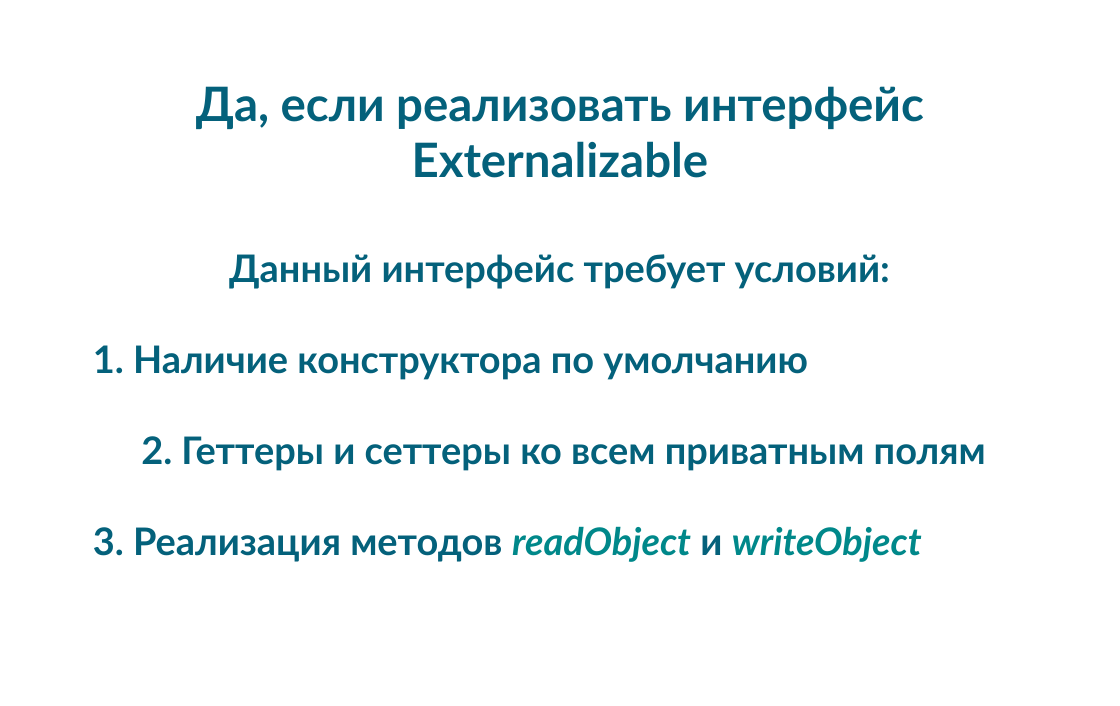
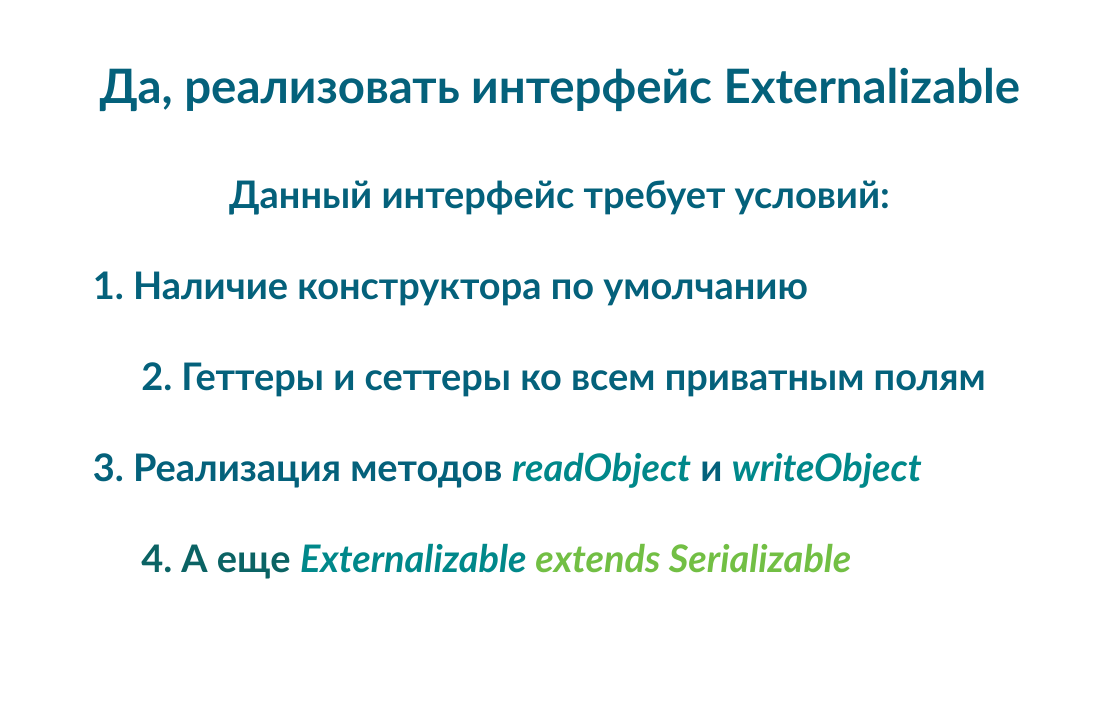
Before and after one commit to pixie1977/JavaSchoolSerialization, a slide deck: slide 30 of JavaSchoolSerialization.odp (slide 22 before the commit). Drawn at 1120x706 pixels with LibreOffice and Linux fonts; fonts in the diff are those of the drawing; background and template pictures are left out. Boxes give left, top, right and bottom in pixels: in the first picture for what was removed or moved away, otherwise in the second. Text is boxed around its words. In the diff, an @@ line names an element or a change of style, - is before the commit and + after.

```diff
--- a/JavaSchoolSerialization.odp
+++ b/JavaSchoolSerialization.odp
@@ subtitle "Да, реализовать интерфейс Externalizable": place and size @@
-subtitle "Да, реализовать интерфейс Externalizable" at <box>93,86,986,562</box>
+subtitle "Да, реализовать интерфейс Externalizable" at <box>93,67,1021,579</box>
@@ subtitle at <box>100,67,1021,111</box>: text changed @@
-Да, если реализовать интерфейс Externalizable
+Да, реализовать интерфейс Externalizable
@@ subtitle at <box>141,543,852,579</box>: paragraph added @@
+4. А еще Externalizable extends Serializable
```
Also in this commit, not shown: 12 other slides changed, 26 slides added, 1 slide removed, 1 other file.
